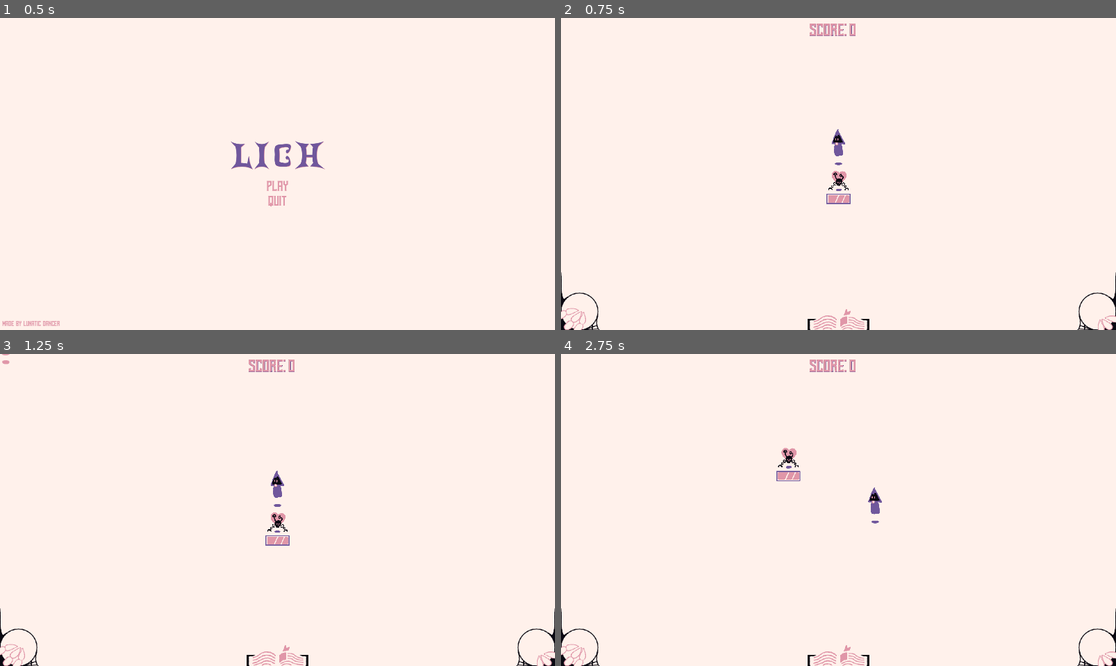
Above: before the commit, frames 1-4 (two rows, left to right).
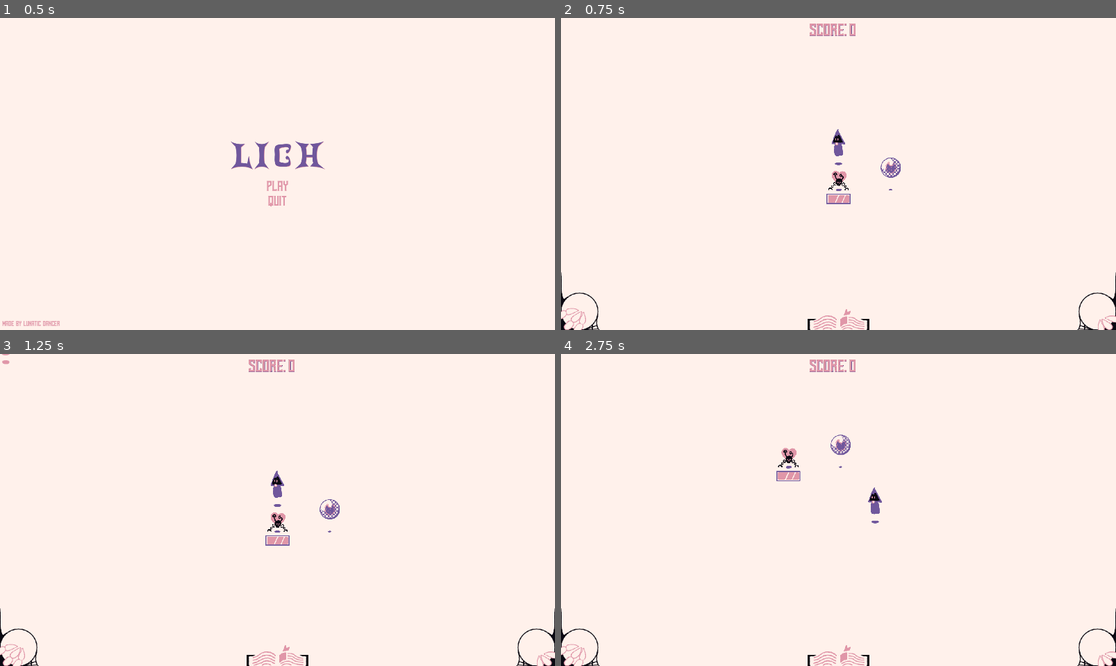
Above: after the commit, the same moments.

Repository: LunaticDancer/Lich
Game: Godot game, scene res://core/world.tscn
Same seed, same stepped clock (60 frames per second), same inputs: the game is played once before the commit and once after it.
Inputs (mouse positions are in pixels of both pictures, inside the frame that each line leads up to):
- Up to frame 1 (0.5 s): no input
- Up to frame 2 (0.75 s): click "Play" at 0.5 s
- Up to frame 3 (1.25 s): no input
- Up to frame 4 (2.75 s): move the mouse to (960, 494) at 1.27 s; hold Right (right) 1.28-2.03 s; hold Right mouse button (ability) 1.28-2.03 s; move the mouse to (727, 525) at 2.02 s; hold Down (down) from 2.03 s (still down); right-click (727, 525) at 2.1 s

Frame 1 is identical in both runs. In frame 2, 0.1% of the frame differs, in the area x 57-62%, y 44-56%; in frame 3, 0.1%; in frame 4, 0.2%, in the area x 48-53%, y 25-37%.

Commit message:
ability framework complete, functional shield ability

Diff:
--- a/abilities/ability.gd
+++ b/abilities/ability.gd
@@ -4,6 +4,9 @@
 @export var icon : Texture2D
 @export var ability_name : String
 @export var ability_description : String
+
+@export var activation_cost : float
+@export var sustain_cost : float
 
 func on_activated():
 	pass
--- a/abilities/shield/shield_ability.gd
+++ b/abilities/shield/shield_ability.gd
@@ -1 +1,12 @@
 extends Ability
+
+var phylactery
+
+func _ready():
+	phylactery = get_tree().get_first_node_in_group("PlayerWeakpoint")
+
+func on_activated():
+	phylactery.activate_shield()
+
+func on_deactivated():
+	phylactery.deactivate_shield()
--- a/abilities/shield/shield_ability.tscn
+++ b/abilities/shield/shield_ability.tscn
@@ -14,3 +14,5 @@
 icon = ExtResource("2_fnj30")
 ability_name = "Shield"
 ability_description = "Protects the philactery while held, preventing it from taking any damage."
+activation_cost = 1.0
+sustain_cost = 40.0
--- a/core/game_controller.gd
+++ b/core/game_controller.gd
@@ -11,11 +11,12 @@
 var current_state = MENU_STATE.MAIN
 
 # player resources
-var dashes = 2.0
-var mana = 0.0
-var score = 0
+var dashes := 2.0
+var mana := 0.0
+var score := 0
 var ability : Ability
 var considered_ability : PackedScene
+var is_ability_sustained : bool
 
 # Called when the node enters the scene tree for the first time.
 func _ready():
@@ -25,15 +26,30 @@
 # Called every frame. 'delta' is the elapsed time since the previous frame.
 func _process(delta):
 	handle_dash_regen(delta)
+	handle_ability_sustain(delta)
 
 func _unhandled_input(event):
 	if current_state == MENU_STATE.DEATH:
 		$UI/DeathScreen.hide()
 		_on_to_menu_pressed()
+
 	if current_state == MENU_STATE.GAMEPLAY:
 		if event.is_action_pressed("pause"):
 			pause()
 			return
+		if event.is_action_pressed("ability"):
+			if ability == null:
+				return
+			if mana < ability.activation_cost:
+				return
+			ability.on_activated()
+			is_ability_sustained = true;
+		if event.is_action_released("ability"):
+			if ability == null:
+				return
+			ability.on_deactivated()
+			is_ability_sustained = false;
+
 	if current_state == MENU_STATE.PAUSE:
 		if event.is_action_pressed("pause"):
 			_on_resume_pressed()
@@ -48,6 +64,21 @@
 func handle_dash_regen(delta):
 	dashes = min(dashes + delta, 2)
 	$UI/GameplayUI.update_dashes(dashes)
+
+func handle_ability_sustain(delta):
+	if ability == null:
+		return
+	if is_ability_sustained == false:
+		return
+
+	var frame_cost = ability.sustain_cost * delta
+	if mana > frame_cost:
+		mana -= frame_cost
+		$UI/GameplayUI.update_mana(mana/100.0)
+		ability.on_sustained(delta)
+	else:
+		ability.on_deactivated()
+		is_ability_sustained = false;
 
 func spend_dash():
 	dashes -= 1
@@ -70,6 +101,7 @@
 	mana = 0
 	score = 0
 	ability = null
+	is_ability_sustained = false
 	$UI/GameplayUI.update_dashes(dashes)
 	$UI/GameplayUI.update_mana(mana/100.0)
 
--- a/core/phylactery.gd
+++ b/core/phylactery.gd
@@ -34,3 +34,11 @@
 		$"HpDisplay/3".show()
 	else:
 		$"HpDisplay/3".hide()
+
+func activate_shield():
+	invulnerable = true
+	$ShieldEffect.show()
+
+func deactivate_shield():
+	invulnerable = false
+	$ShieldEffect.hide()
--- a/core/phylactery.tscn
+++ b/core/phylactery.tscn
@@ -6,6 +6,7 @@
 [ext_resource type="Texture2D" uid="uid://dly4c5wef1ih8" path="res://ui/Heart1.png" id="4_febg8"]
 [ext_resource type="Texture2D" uid="uid://bq85ihavbd8xa" path="res://ui/Heart2.png" id="5_vlcdo"]
 [ext_resource type="Texture2D" uid="uid://dngo7eiy8xcm1" path="res://ui/Heart3.png" id="6_5fbqj"]
+[ext_resource type="Texture2D" uid="uid://crnx6oep1httf" path="res://abilities/shield/shield_ability_effect.png" id="7_7ktv8"]
 
 [sub_resource type="CircleShape2D" id="CircleShape2D_2vior"]
 radius = 16.65
@@ -78,3 +79,9 @@
 [node name="3" type="Sprite2D" parent="HpDisplay"]
 position = Vector2(25, -0.5)
 texture = ExtResource("6_5fbqj")
+
+[node name="ShieldEffect" type="Sprite2D" parent="."]
+visible = false
+texture_filter = 1
+position = Vector2(2, -34)
+texture = ExtResource("7_7ktv8")
--- a/core/play_area.tscn
+++ b/core/play_area.tscn
@@ -1,9 +1,10 @@
-[gd_scene load_steps=5 format=3 uid="uid://3stwd766vpxl"]
+[gd_scene load_steps=6 format=3 uid="uid://3stwd766vpxl"]
 
 [ext_resource type="PackedScene" uid="uid://7aemojh6igaj" path="res://core/phylactery.tscn" id="1_2fhtn"]
 [ext_resource type="Script" path="res://core/arena_controller.gd" id="1_fqvlf"]
 [ext_resource type="PackedScene" uid="uid://cydlqp815j1wm" path="res://core/lich.tscn" id="2_l8r1w"]
 [ext_resource type="PackedScene" uid="uid://8pa7jm5j8mk6" path="res://enemies/wisp/wisp.tscn" id="3_cki4b"]
+[ext_resource type="PackedScene" uid="uid://g3byng8s3ny1" path="res://abilities/ability_pick_up.tscn" id="5_w5qxi"]
 
 [node name="PlayArea" type="Node2D"]
 process_mode = 1
@@ -20,4 +21,7 @@
 [node name="Lich" parent="." instance=ExtResource("2_l8r1w")]
 position = Vector2(0, -90)
 
+[node name="AbilityPickUp" parent="." instance=ExtResource("5_w5qxi")]
+position = Vector2(182, 0)
+
 [connection signal="timeout" from="SpawnTimer" to="." method="_on_spawn_timer_timeout"]
Binary file added: abilities/shield/shield_ability_effect.png
Not shown, added: abilities/shield/shield_ability_effect.png.import
Not shown: 1 places in core/phylactery.tscn that only renumber resources
